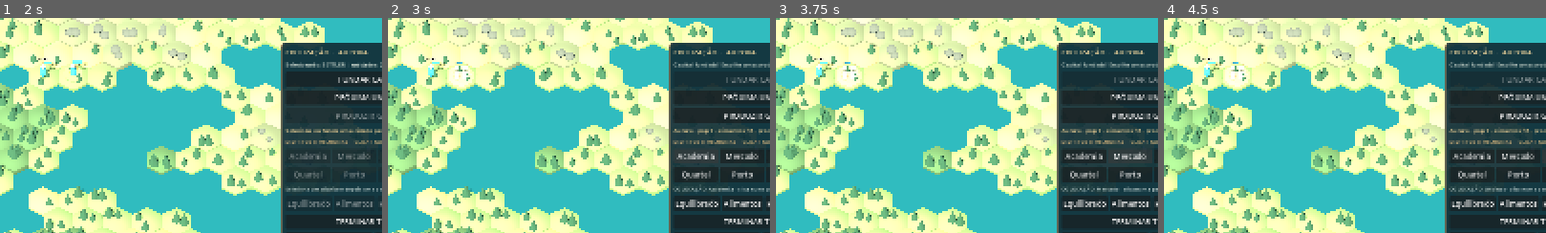
Above: before the commit, frames 1-4 (left to right).
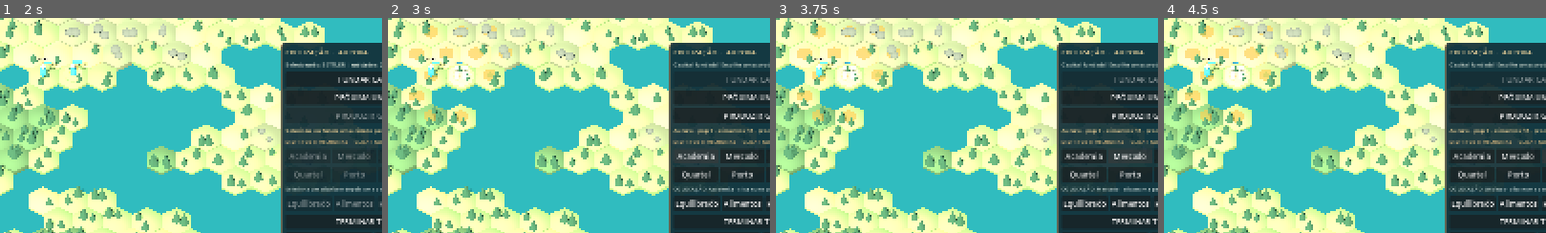
Above: after the commit, the same moments.

Repository: portuguees/aurora-civilizacoes
Game: Godot game, scene res://scenes/World.tscn
Two runs of this game, one before a commit and one after it. Both use one fixed random seed, a clock stepped at 60 frames per second and the inputs below.
Inputs:
- Up to frame 1 (2 s): click "NOVO MUNDO [R]" at 0.5 s; click "CENTRAR" at 1.25 s
- Up to frame 2 (3 s): click "FUNDAR CAPITAL [F]" at 2 s; click "Academia" at 2.75 s
- Up to frame 3 (3.75 s): click "Mercado" at 3.5 s
- Up to frame 4 (4.5 s): click "Oficinas" at 4.25 s
The pictures show only the part of the screen within x 38-88%, y 34-84%; the shares and areas given below are measured in that part.

Frame 1 is identical in both runs. In frame 2, 1.4% of the frame differs, in the area x 5-33%, y 3-49%; in frame 3, 1.4%; in frame 4, 1.4%.

Commit message:
feat(m2): marcar hexágonos trabalhados a verde e locais de distritos a dourado

Diff:
--- a/scripts/game.gd
+++ b/scripts/game.gd
@@ -24,6 +24,7 @@
 var selected_city_id: int = -1
 var _id_counter: int = 1
 var _models: Node3D
+var _overlays: Node3D
 
 
 func _ready() -> void:
@@ -31,6 +32,9 @@
     _models = Node3D.new()
     _models.name = "ModelosDeJogo"
     add_child(_models)
+    _overlays = Node3D.new()
+    _overlays.name = "MarcadoresDeTerreno"
+    add_child(_overlays)
     world.map_ready.connect(_new_session)
     world.hex_selected.connect(_on_hex_selected)
 
@@ -244,12 +248,14 @@
                 return false
     placing_district = kind
     active_unit_id = -1
+    _refresh_overlays()
     state_changed.emit()
     return true
 
 
 func cancel_placement() -> void:
     placing_district = ""
+    _refresh_overlays()
     state_changed.emit()
 
 
@@ -263,6 +269,7 @@
     city["site"] = cell
     city["progress"] = 0
     placing_district = ""
+    _refresh_overlays()
     state_changed.emit()
     return true
 
@@ -272,6 +279,7 @@
     if city.is_empty() or mode not in ["balanced", "food", "production"]:
         return
     city["focus"] = mode
+    _refresh_overlays()
     state_changed.emit()
 
 
@@ -403,6 +411,7 @@
         _models.add_child(built_model)
     for unit in units:
         _make_unit_model(unit)
+    _refresh_overlays()
 
 
 func _make_unit_model(unit: Dictionary) -> void:
@@ -614,3 +623,40 @@
                 item["site"] = Vector2i(-1, -1)
         decoded.append(item)
     return decoded
+
+
+## Visualização do território: verde = parcela trabalhada; dourado = local válido.
+func _refresh_overlays() -> void:
+    if _overlays == null:
+        return
+    for child in _overlays.get_children():
+        _overlays.remove_child(child)
+        child.queue_free()
+    var city: Dictionary = get_selected_city()
+    if city.is_empty():
+        return
+    var yields: Dictionary = get_city_yields(city)
+    for cell in yields["worked"]:
+        _overlay_hex(cell, "Trabalhada", Color(0.37, 0.85, 0.52, 0.48), 0.29)
+    if placing_district != "":
+        for cell in world.tiles:
+            if DistrictRules.can_place(placing_district, cell, city, world.tiles, cities, districts):
+                _overlay_hex(cell, "Disponivel", Color(1.0, 0.80, 0.31, 0.61), 0.62)
+
+
+func _overlay_hex(cell: Vector2i, prefix: String, tint: Color, radius: float) -> void:
+    var marker: MeshInstance3D = MeshInstance3D.new()
+    marker.name = "%s_%d_%d" % [prefix, cell.x, cell.y]
+    var mesh: CylinderMesh = CylinderMesh.new()
+    mesh.top_radius = radius
+    mesh.bottom_radius = radius
+    mesh.height = 0.06
+    mesh.radial_segments = 6
+    marker.mesh = mesh
+    marker.position = world.tiles[cell]["position"] + Vector3(0.0, 0.18, 0.0)
+    var material: StandardMaterial3D = StandardMaterial3D.new()
+    material.albedo_color = tint
+    material.transparency = BaseMaterial3D.TRANSPARENCY_ALPHA
+    material.shading_mode = BaseMaterial3D.SHADING_MODE_UNSHADED
+    marker.material_override = material
+    _overlays.add_child(marker)
